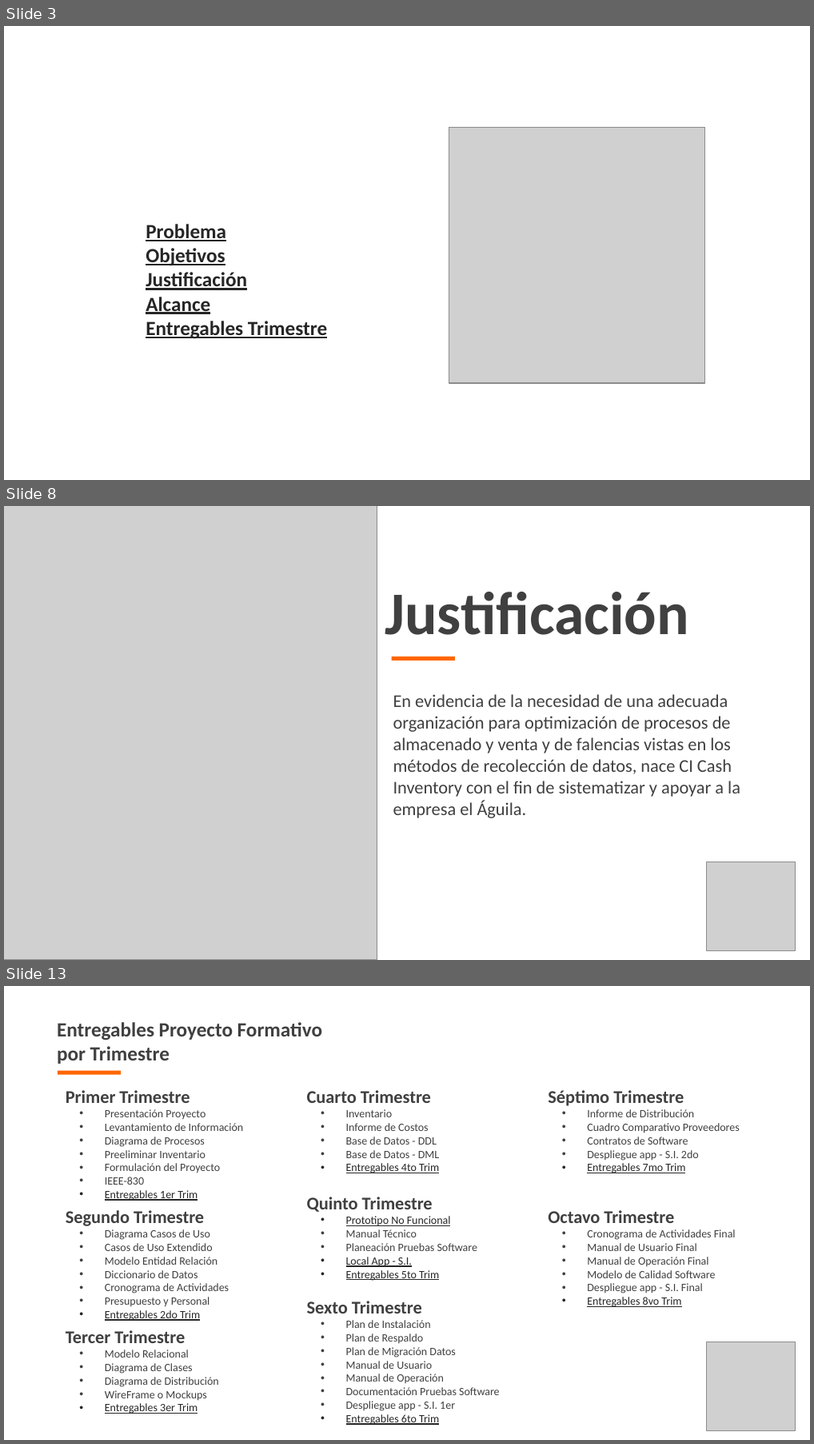
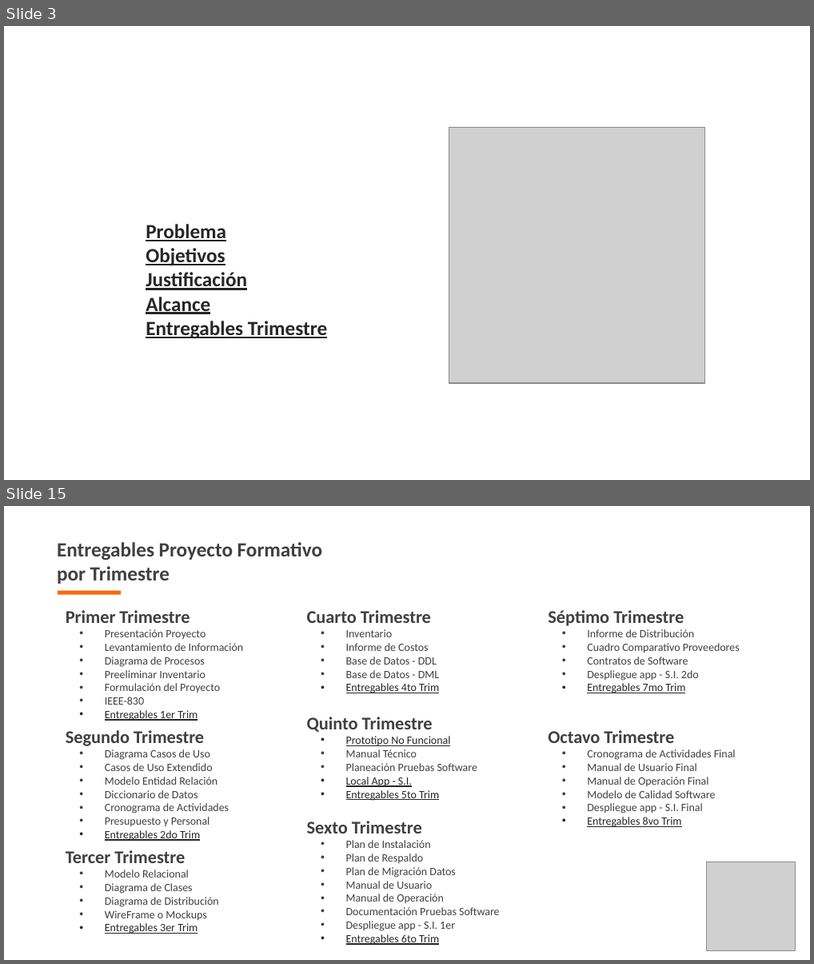
Before and after one commit to bsgaleano20/proyecto_tec_adsi, a slide deck: app/app_documentacion/1er_trim/1_1_1_presentacion_proyecto.pptx. Shown one above the other, each under a label of ours: slides 3, 8 and 13 before the commit, slides 3 and 15 after it; the slides between them are not shown. The pictures are 814x1444 and 814x964 pixels, drawn with LibreOffice and Linux fonts; fonts in the diff are those of the drawing; grey boxes stand for pictures; background and template pictures are left out. Boxes give left, top, right and bottom in pixels: in the first picture for what was removed or moved away, otherwise in the second. Text is boxed around its words. In the diff, an @@ line names an element or a change of style, - is before the commit and + after.

Commit message:
Correcciónes realizadas por el profesor en diapositvias y diagramas de proceso

```diff
--- a/app/app_documentacion/1er_trim/1_1_1_presentacion_proyecto.pptx
+++ b/app/app_documentacion/1er_trim/1_1_1_presentacion_proyecto.pptx
@@ slide 8 removed at box(4, 506, 810, 960), background picture (left out) @@
@@ picture removed at box(4, 506, 378, 959) @@
@@ text removed at box(385, 592, 690, 635) @@
-Justificación
@@ rectangle removed at box(392, 656, 455, 660) @@
@@ text removed at box(394, 694, 741, 818) @@
-En evidencia de la necesidad de una adecuada organización para optimización de procesos de almacenado y venta y de falencias vistas en los métodos de recolección de datos, nace CI Cash Inventory con el fin de sistematizar y apoyar a la empresa el Águila.
@@ picture removed at box(706, 862, 795, 950) @@
@@ what was slide 13 is now slide 15 @@
```
Also in this commit, not shown: 7 slides changed, 6 slides added, 2 other slides removed, 8 other files.
